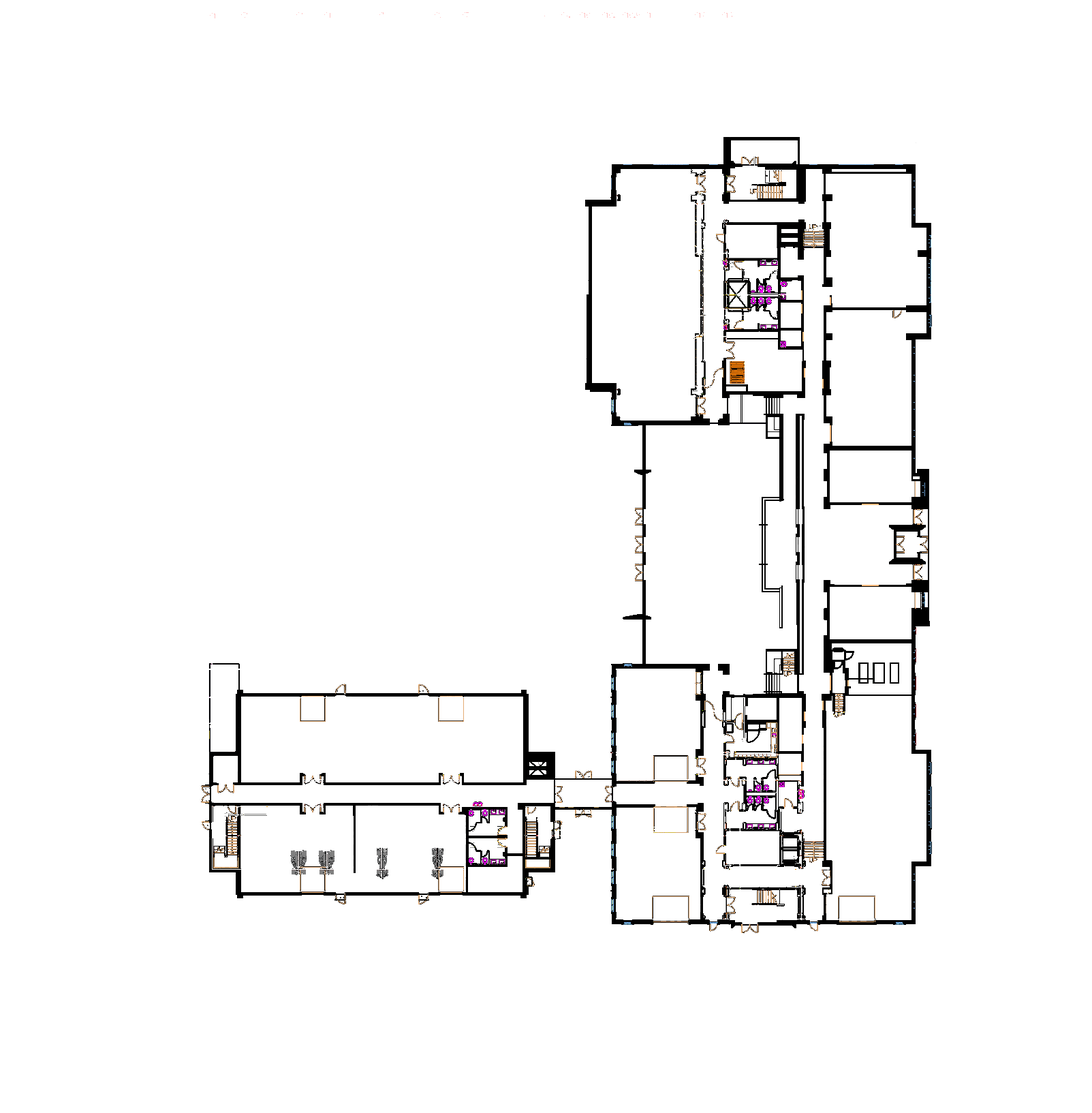
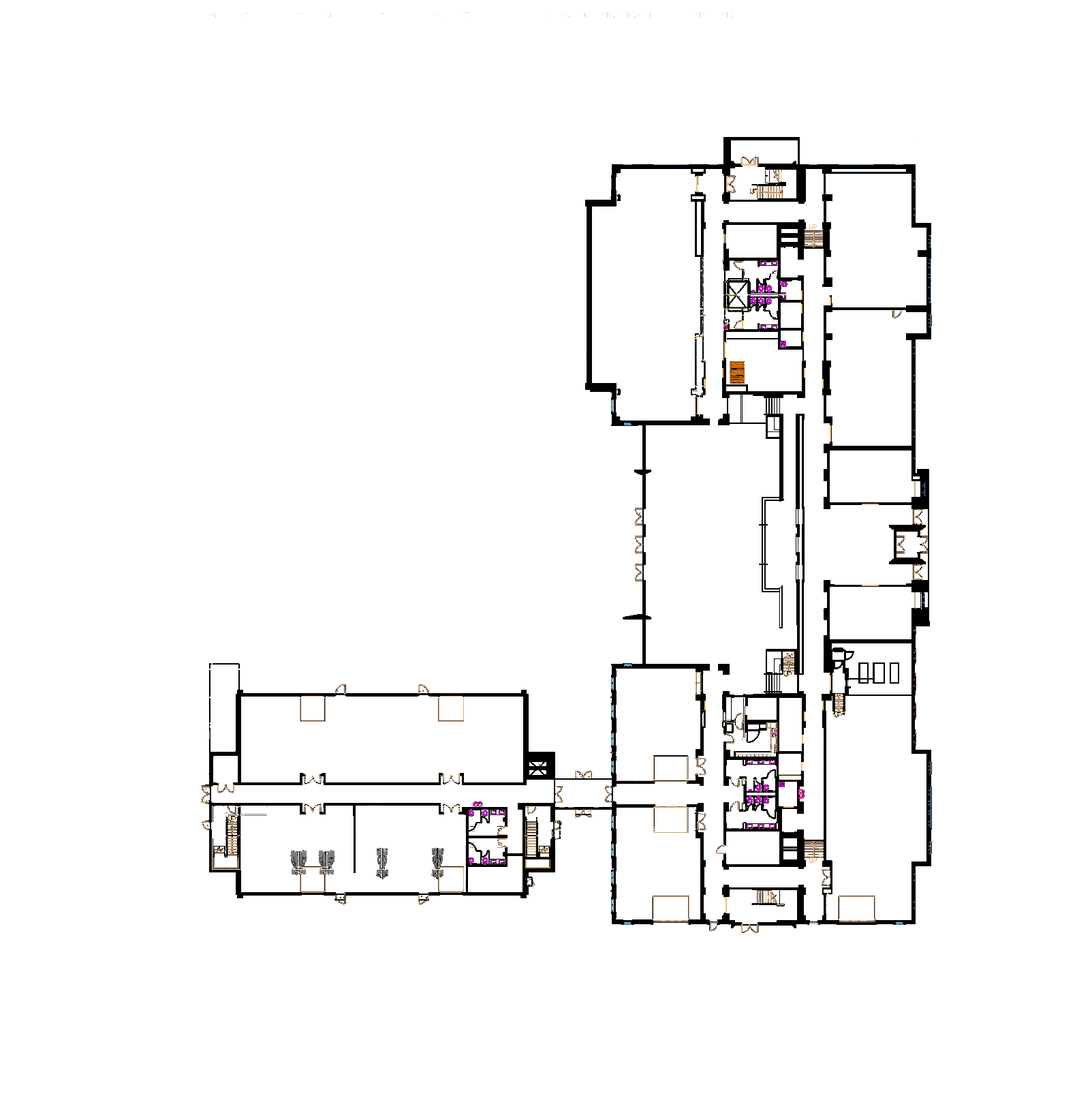
Comparing the layer stacks of the two 1092 × 1113 images. Changes:
painted on "AIEB_floor1.png" over bbox(586, 164, 825, 932)
